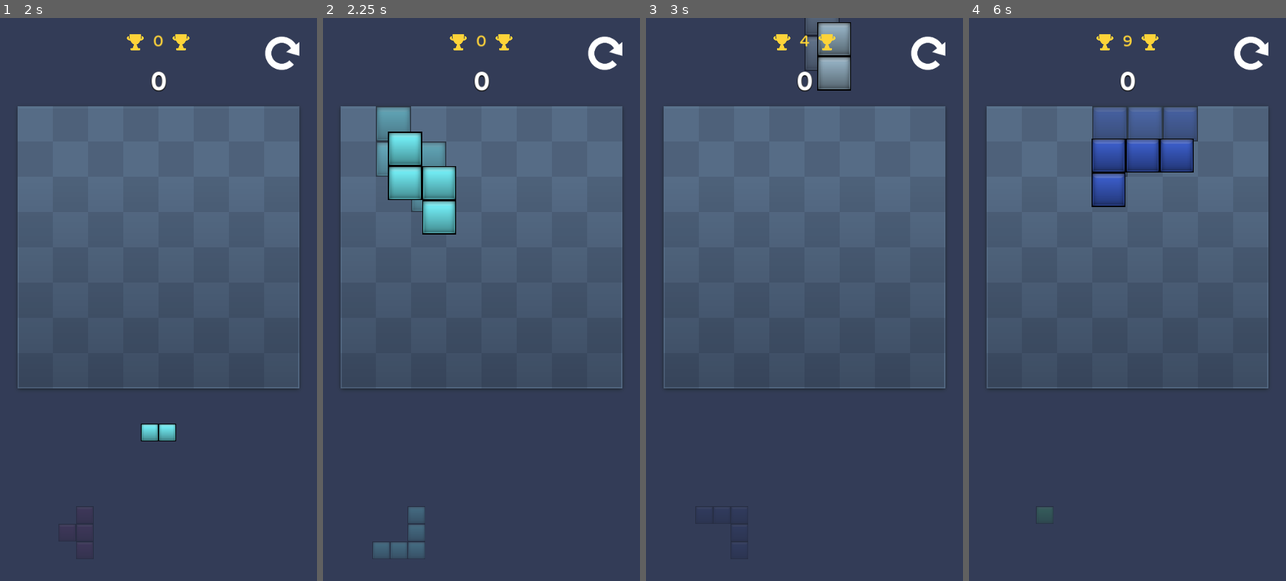
Above: before the commit, frames 1-4 (left to right).
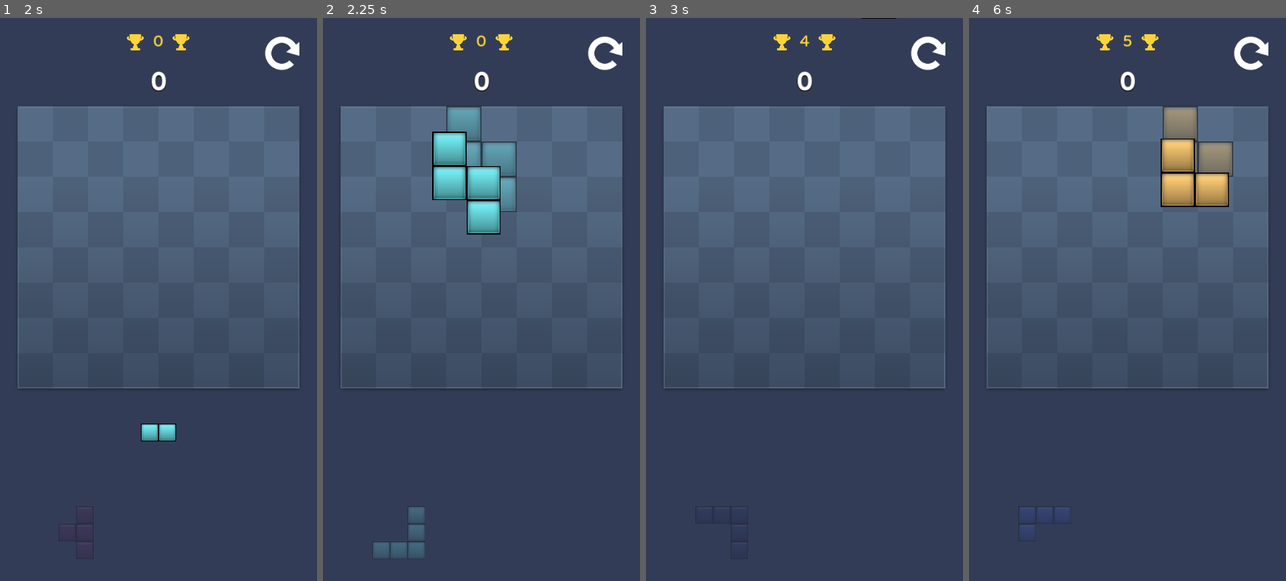
Above: after the commit, the same moments.

Repository: Revelnaut/blokki
Game: Godot game, scene res://intro.tscn
The game is run twice, just before and just after one commit, with the same random seed, the same clock (stepped at 60 frames per second) and the same inputs.
Inputs (mouse positions are in pixels of both pictures, inside the frame that each line leads up to):
- Up to frame 1 (2 s): tap Enter at 0.5 s; move the mouse to (228, 271) at 0.52 s; hold Up 0.53-1.25 s; click (228, 271) at 0.67 s; click (282, 51) at 1.25 s
- Up to frame 2 (2.25 s): tap Space at 2 s; move the mouse to (418, 327) at 2.02 s; hold Down from 2.03 s (still down); click (418, 327) at 2.17 s
- Up to frame 3 (3 s): move the mouse to (836, 175) at 2.77 s; release Down at 2.78 s; hold Up from 2.78 s (still down); click (836, 175) at 2.92 s
- Up to frame 4 (6 s): tap Enter at 3.5, 5.75 s; move the mouse to (1111, 412) at 3.52 s; click (1111, 412) at 3.67 s; move the mouse to (1222, 383) at 4.27 s; release Up at 4.28 s; hold Down from 4.28 s (still down); click (1222, 383) at 4.42 s; tap Space at 5 s; move the mouse to (1032, 215) at 5.02 s; click (1032, 215) at 5.17 s; move the mouse to (1143, 299) at 5.77 s; click (1143, 299) at 5.92 s

Frame 1 is identical in both runs. In frame 2, 6.7% of the frame differs, in the area x 16-62%, y 15-39%; in frame 3, 1.5%; in frame 4, 5.7%.

Commit message:
Fix bug where you can place blocks on top of other blocks. Update icon.png. Remove bottom panel when not on mobile platforms.

Diff:
--- /dev/null
+++ b/bottom.gd
@@ -0,0 +1,9 @@
+extends Control
+
+
+# Called when the node enters the scene tree for the first time.
+func _ready():
+	if OS.get_name() == "Android" or OS.get_name() == "iOS":
+		visible = true
+	else:
+		visible = false
--- a/main.gd
+++ b/main.gd
@@ -39,6 +39,12 @@
 	new_game()
 
 func _process(delta):
+	update_placing_grid()
+	# Update score labels
+	visible_score = lerp(visible_score, float(score), 0.1)
+	visible_high_score = lerp(visible_high_score, float(high_score), 0.1)
+
+func update_placing_grid():
 	%Grid.clear_layer(1)
 	if placing_pattern:
 		%NextPattern.global_position = lerp(%NextPattern.global_position, placing_position, 0.5)
@@ -48,16 +54,16 @@
 		%NextPattern.position = lerp(%NextPattern.position, get_pattern_default_position(), 0.5)
 		%NextPattern.scale = lerp(%NextPattern.scale, Vector2(0.5, 0.5), 0.5)
 
-	# Update score labels
-	visible_score = lerp(visible_score, float(score), 0.1)
-	visible_high_score = lerp(visible_high_score, float(high_score), 0.1)
-
 func _unhandled_input(event):
 	var global_mouse_position = get_global_mouse_position()
+	# We have to update the grid's layer 1 here to avoid accidentally placing blocks on top
+	# of each other in the next frame when the grid is updated
+	update_placing_grid()
+	update_placing_position(global_mouse_position)
+
 	if event is InputEventMouseMotion:
 		if global_mouse_position.y > click_position.y:
 			click_position.y = global_mouse_position.y
-		update_placing_position(global_mouse_position)
 
 	if event is InputEventMouseButton:
 		if event.button_index == MOUSE_BUTTON_LEFT:
@@ -67,7 +73,6 @@
 				if placing_pattern:
 					place_pattern()
 			placing_pattern = event.pressed
-		update_placing_position(global_mouse_position)
 
 	if event is InputEventKey:
 		if event.pressed:
@@ -213,13 +218,17 @@
 	remove_complete_lines()
 	generate_random_pattern()
 	if is_game_over():
-		%GameOverPanel.visible = true
+		game_over()
 
 func _on_newgame_button_pressed():
 	new_game()
 
 func _on_settings_button_pressed():
 	pass # Replace with function body.
+
+func game_over():
+	%GameOverScore.text = str(score)
+	%GameOverPanel.visible = true
 
 func is_game_over():
 	var pattern_size = get_pattern_of_next().get_size()
--- a/main.tscn
+++ b/main.tscn
@@ -9,6 +9,7 @@
 [ext_resource type="Script" path="res://camera.gd" id="5_ec6j4"]
 [ext_resource type="Script" path="res://ui/reload_button.gd" id="5_go2cy"]
 [ext_resource type="Texture2D" uid="uid://dcndrm085a0jl" path="res://ui/trophy.png" id="7_shme8"]
+[ext_resource type="Script" path="res://bottom.gd" id="8_4pu4n"]
 [ext_resource type="TileSet" uid="uid://dpblb468s02nk" path="res://block/block_tileset.tres" id="8_p11fo"]
 
 [sub_resource type="FontVariation" id="FontVariation_trqdd"]
@@ -250,6 +251,7 @@
 offset_top = -64.0
 grow_horizontal = 2
 grow_vertical = 0
+script = ExtResource("8_4pu4n")
 
 [node name="Game" type="Node2D" parent="."]
 unique_name_in_owner = true
Not shown: 1 places in main.tscn that only renumber resources
Binary file changed: ui/icon.png
